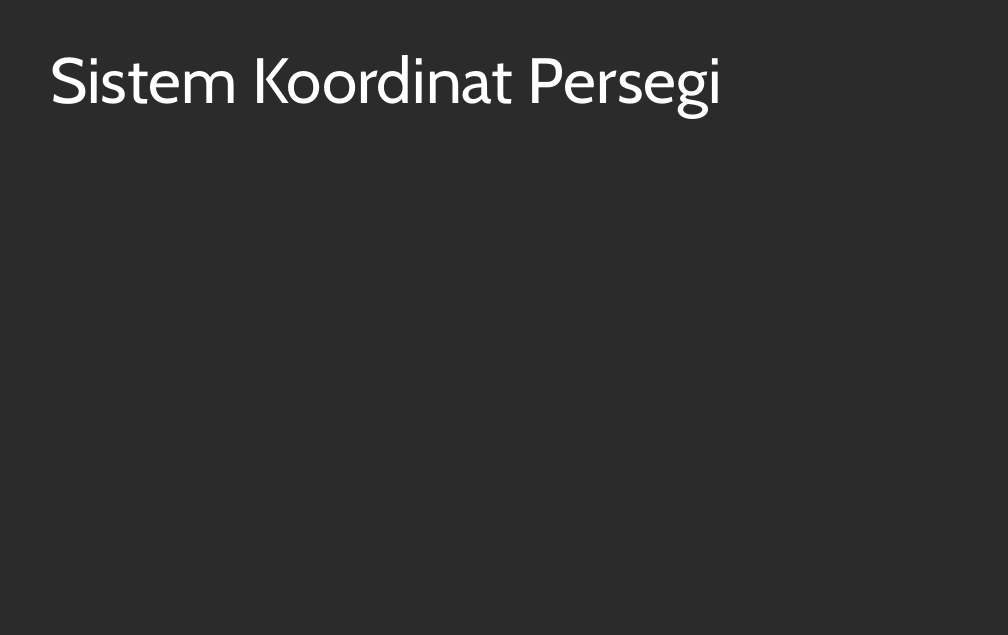
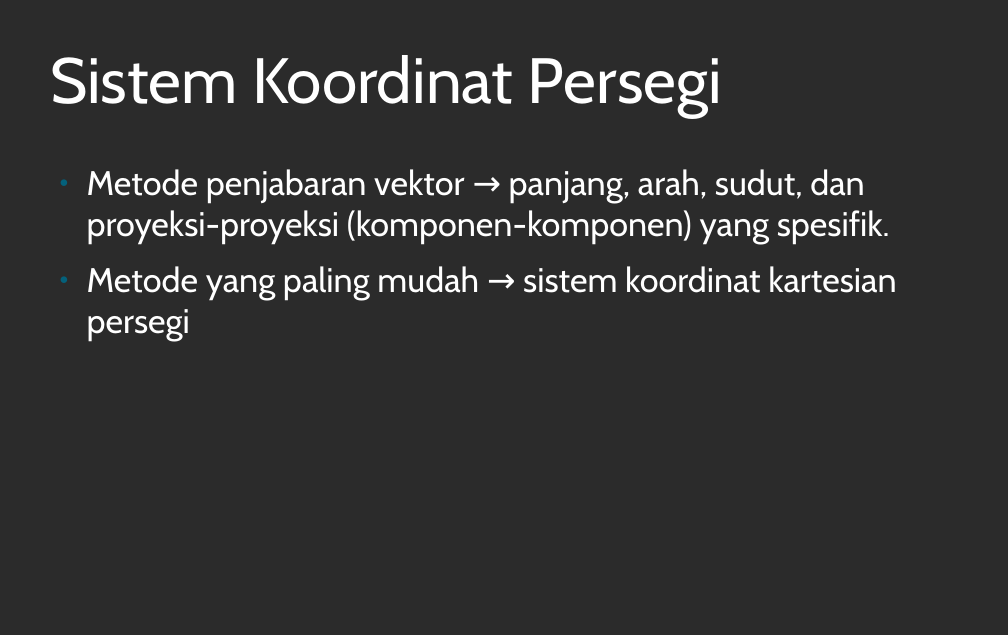
Before and after one commit to miftanurfarid/EL1208_medan_elektromagnetik, a slide deck: slide 7 of 01_analisis_vektor.odp. Drawn at 1008x635 pixels with LibreOffice and Linux fonts; fonts in the diff are those of the drawing; background and template pictures are left out; a plain dark background stands for a picture behind light text. Boxes give left, top, right and bottom in pixels: in the first picture for what was removed or moved away, otherwise in the second. Text is boxed around its words. In the diff, an @@ line names an element or a change of style, - is before the commit and + after.

```diff
--- a/01_analisis_vektor.odp
+++ b/01_analisis_vektor.odp
@@ text added at box(87, 169, 896, 340), 32 pt, text #FFFFFF @@
+● Metode penjabaran vektor → panjang, arah, sudut, dan proyeksi-proyeksi (komponen-komponen) yang spesifik.
+● Metode yang paling mudah → sistem koordinat kartesian persegi
```
Also in this commit, not shown: 3 slides added.
